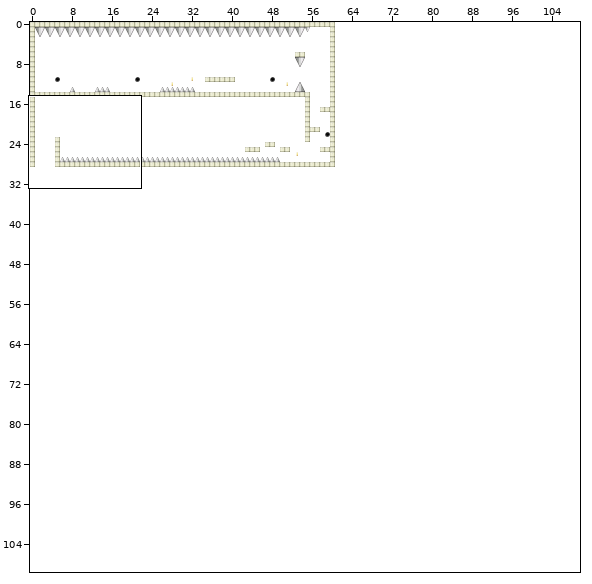
Two states of a Tiled map, android/assets/gamemap.tmx. Above, an overview of the earlier version with the close-up marked.
Close-up. Earlier state:
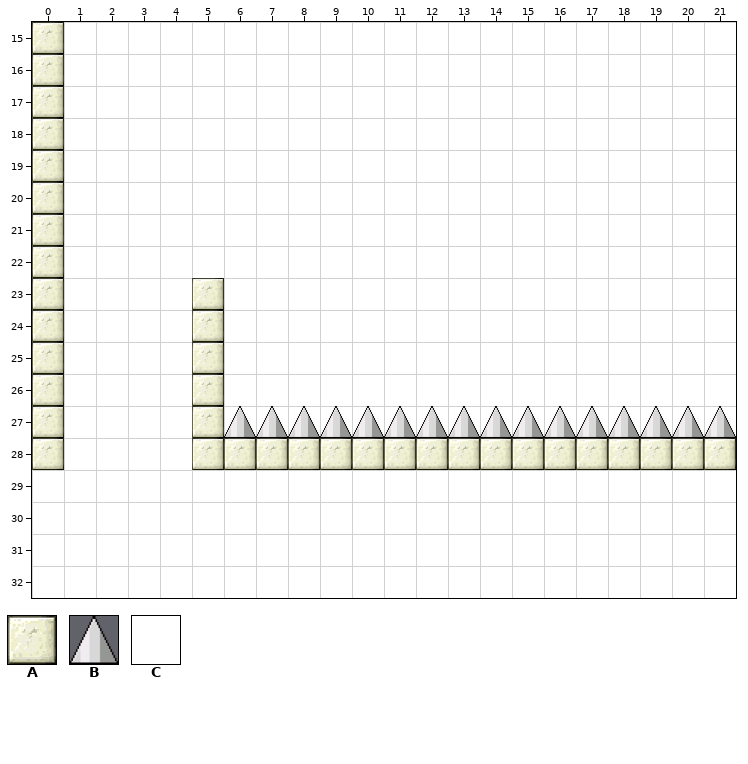
Cells are 64x64 px. Shown: x 0..21, y 15..32. The commit also changed other parts of the map, which this record leaves out. Tiles whose own drawing changed are shown in their newer look in all pictures.
Key: from "tileset": A 0, B 20, C 30.
_ is an empty cell.
Layers that did not change in this view are not listed.
Layer "graphics" before, first column x 0:
15 A_____________________
16 ACC___________________
17 ACC___________________
18 ACC___________________
19 ACC___________________
20 ACCCCCCCCCCCCCCCCCCCCC
21 ACCCCCCCCCCCCCCCCCCCCC
22 ACCCCCCCCCCCCCCCCCCCCC
23 ACCCCACCCCCCCCCCCCCCCC
24 ACCCCACCCCCCCCCCCCCCCC
25 ACCCCACCCCCCCCCCCCCCCC
26 ACCCCACCCCCCCCCCCCCCCC
27 ACCCCABBBBBBBBBBBBBBBB
28 A____AAAAAAAAAAAAAAAAA
29 CCCCCCCCCCCCCCCCCCCCCC
30 CCCCCCCCCCCCCCCCCCCCCC
31 CCCCCCCCCCCCCCCCCCCCCC
32 CCCCCCCCCCCCCCCCCCCCCC
And afterwards:
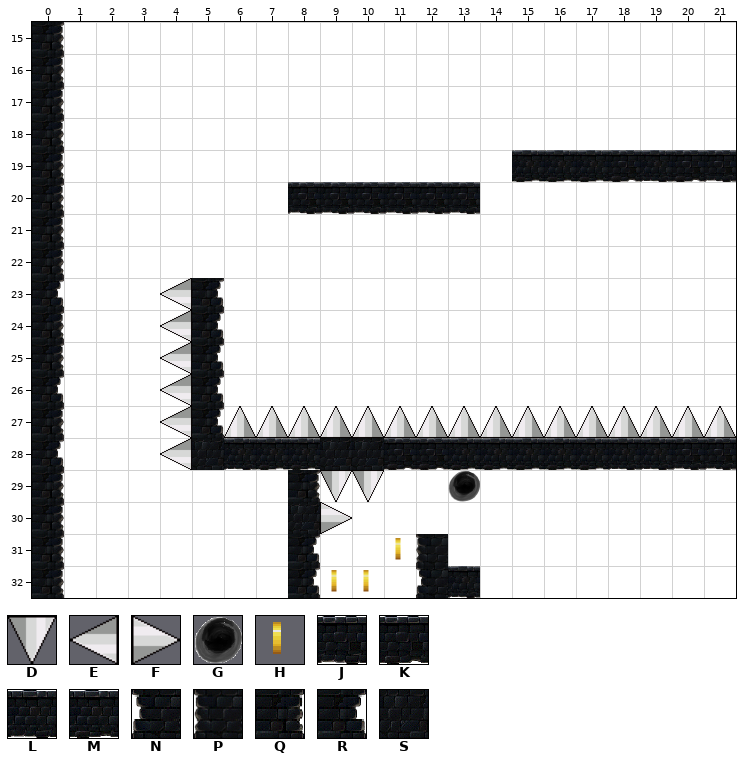
Further tiles: from "tileset": D 14, E 16, F 18, G 32, H 38, J 60, K 62, L 64, M 66, N 68, P 70, Q 72, R 74, S 76.
From old to new:
{"where": "layer \"graphics\""}
{"y":15,"x":0,"old":"A","new":"Q"}
{"y":16,"x":0,"old":"A","new":"Q"}
{"y":17,"x":0,"old":"A","new":"Q"}
{"y":18,"x":0,"old":"A","new":"Q"}
{"y":19,"x":0,"old":"A","new":"Q"}
{"y":19,"x":15,"old":"_______","new":"MMMKLKJ"}
{"y":20,"x":0,"old":"A","new":"Q"}
{"y":20,"x":8,"old":"CCCCCC","new":"JJJJJJ"}
{"y":21,"x":0,"old":"A","new":"Q"}
{"y":22,"x":0,"old":"A","new":"Q"}
{"y":23,"x":0,"old":"A","new":"R"}
{"y":23,"x":4,"old":"CA","new":"ER"}
{"y":24,"x":0,"old":"A","new":"Q"}
{"y":24,"x":4,"old":"CA","new":"ER"}
{"y":25,"x":0,"old":"A","new":"Q"}
{"y":25,"x":4,"old":"CA","new":"ER"}
{"y":26,"x":0,"old":"A","new":"R"}
{"y":26,"x":4,"old":"CA","new":"ER"}
{"y":27,"x":0,"old":"A","new":"Q"}
{"y":27,"x":4,"old":"CA","new":"ER"}
{"y":28,"x":0,"old":"A","new":"R"}
{"y":28,"x":4,"old":"_AAAAAAAAAAAAAAAAA","new":"ESLMMSSKKMMMMMLLJJ"}
{"y":29,"x":0,"old":"C","new":"Q"}
{"y":29,"x":8,"old":"CCC","new":"QDD"}
{"y":29,"x":13,"old":"C","new":"G"}
{"y":30,"x":0,"old":"C","new":"Q"}
{"y":30,"x":8,"old":"CC","new":"SF"}
{"y":31,"x":0,"old":"C","new":"Q"}
{"y":31,"x":8,"old":"C","new":"R"}
{"y":31,"x":11,"old":"CC","new":"HP"}
{"y":32,"x":0,"old":"C","new":"Q"}
{"y":32,"x":8,"old":"CCC","new":"RHH"}
{"y":32,"x":12,"old":"CC","new":"NL"}
{"label":"changed","picture_box":[32,22,64,598]}
{"label":"added","picture_box":[512,150,736,182]}
{"label":"changed","picture_box":[288,182,480,214]}
{"label":"changed","picture_box":[160,278,736,598]}
